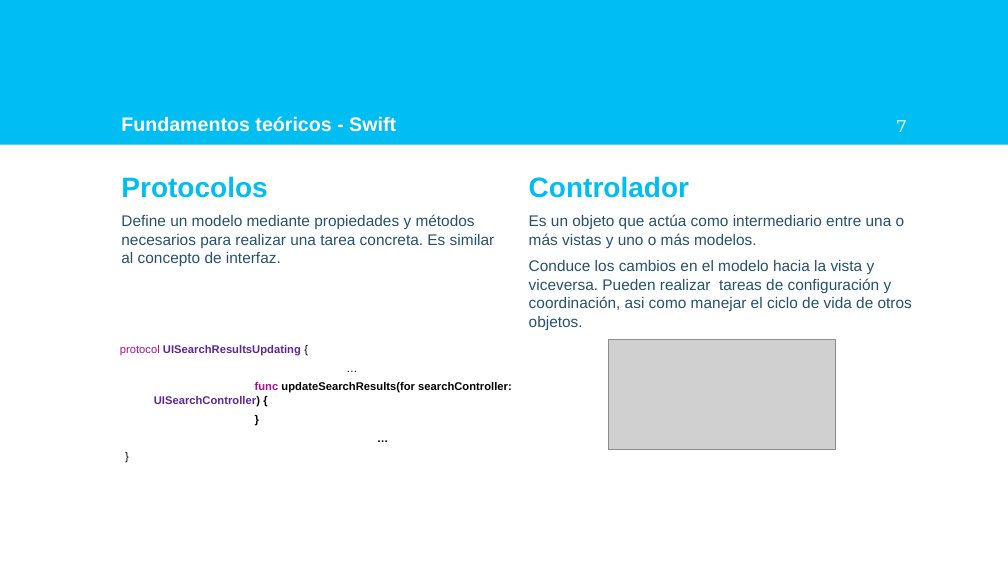
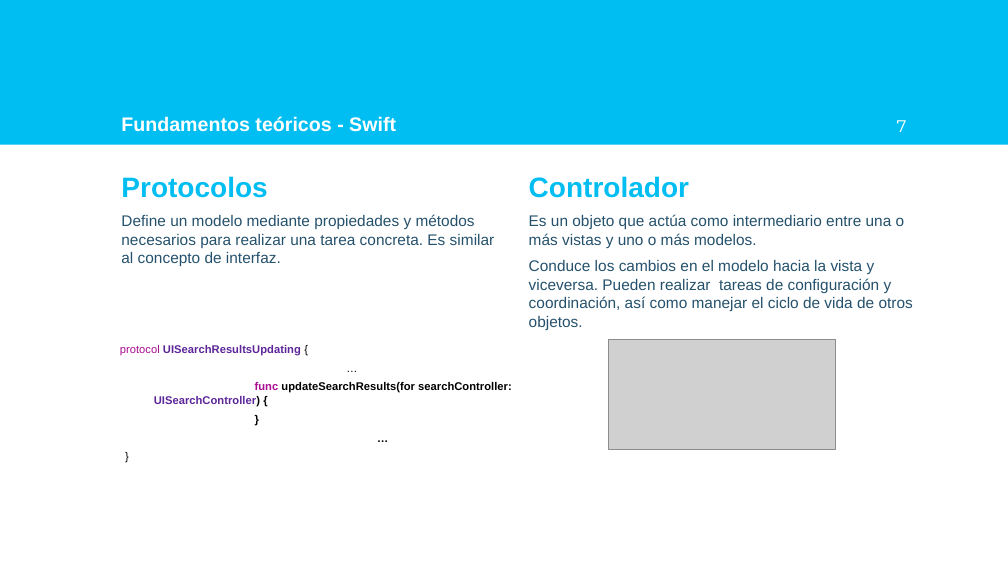
Before and after one commit to AlfonsoLRz/iOS_SearchBar, a slide deck: slide 7 of doc/Presentación.pptx. Drawn at 1008x567 pixels with LibreOffice and Linux fonts; fonts in the diff are those of the drawing; grey boxes stand for pictures; background and template pictures are left out. Boxes give left, top, right and bottom in pixels: in the first picture for what was removed or moved away, otherwise in the second. Text is boxed around its words. In the diff, an @@ line names an element or a change of style, - is before the commit and + after.

```diff
--- a/doc/Presentación.pptx
+++ b/doc/Presentación.pptx
@@ text at [529, 260, 913, 330]: text changed @@
-Conduce los cambios en el modelo hacia la vista y viceversa. Pueden realizar tareas de configuración y coordinación, asi como manejar el ciclo de vida de otros objetos.
+Conduce los cambios en el modelo hacia la vista y viceversa. Pueden realizar tareas de configuración y coordinación, así como manejar el ciclo de vida de otros objetos.
```
Also in this commit, not shown: 4 other slides changed, 3 other files.
